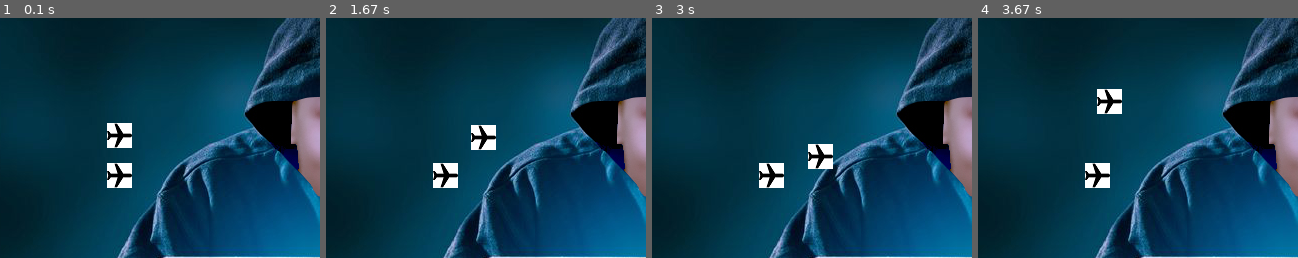
Above: before the commit, frames 1-4 (left to right).
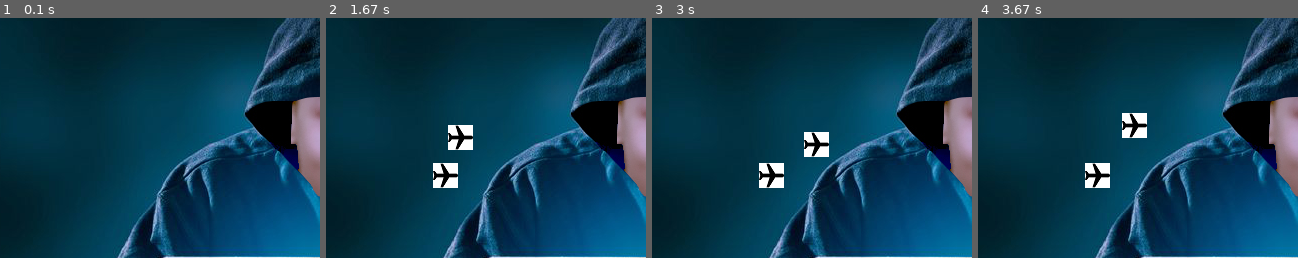
Above: after the commit, the same moments.

Repository: Mi-LeV/AWACS
Game: pygame game, started from Radar_pygame.py
Same seed, same stepped clock (60 frames per second), same inputs: the game is played once before the commit and once after it.
Inputs (mouse positions are % of the whole screen's width and height, from its top left):
- Up to frame 1 (0.1 s): no input
- Up to frame 2 (1.67 s): click (82, 47) at 0.43 s; click (50, 56) at 0.8 s; click (19, 35) at 1.2 s; click (87, 85) at 1.6 s
- Up to frame 3 (3 s): move the mouse to (52, 16) at 1.87 s; click (52, 16) at 2 s; move the mouse to (45, 76) at 2.27 s; click (45, 76) at 2.4 s; click (47, 33) at 2.8 s
- Up to frame 4 (3.67 s): click (36, 29) at 3.2 s; click (76, 41) at 3.6 s
The pictures show only the part of the screen within x 22-72%, y 26-76%; the shares and areas given below are measured in that part.

The runs differ from the first frame. In frame 1, 1.6% of the frame differs, in the area x 33-42%, y 43-71%; in frame 2, 1.5%; in frame 3, 1.1%; in frame 4, 1.6%.

Commit message:
ajout musique background

Diff:
--- a/Radar_pygame.py
+++ b/Radar_pygame.py
@@ -1,6 +1,6 @@
 import pygame
+from time import sleep
 from pygame.locals import *#les variables de pygame
-import math
 
 refreshList = []
 
@@ -16,7 +16,7 @@
         return nombre
 
 class Plane:
-    def __init__(self,x,y,color):
+    def __init__(self,x,y):
 
         print("Plane created")
         self.xVector=0
@@ -84,7 +84,7 @@
 
 class PlayerPlane(Plane):
     def __init__(self,x,y,color):
-        super().__init__(x,y,color)
+        super().__init__(x,y)
         #self.graphicPlane = Canevas.create_rectangle(x,y,x+10,y+10,outline=color,fill=color)
 
     def clic(self,event):
@@ -96,16 +96,12 @@
         self.shoot(event.pos[0],event.pos[1])
 
 class IaPlane(Plane):
-    def __init__(self,x,y,friend,color = False):
-        super().__init__(x,y,color)
-        if not color:
-            if friend:
-                colorAff = 'blue'
-            else:
-                colorAff = 'red'
-        else:
-            colorAff = color
-        #self.graphicPlane = Canevas.create_oval(x-5,y-5,x+5,y+5,outline=colorAff,fill=colorAff)
+    def __init__(self,x,y,friend):
+        super().__init__(x,y)
+        if friend:pass
+            #mettre le sprite ami
+        else:pass
+            #mettre le sprite ennemi
         self.friendly = friend
 
 
@@ -172,6 +168,8 @@
 fond = pygame.image.load("hackeur thibault.jpg").convert()
 fenetre.blit(fond, (0,0))
 affFenetre = True
+pygame.mixer.music.load("background_music.mp3")
+pygame.mixer.music.play()
 
 
 
@@ -194,10 +192,11 @@
 
     for avion in refreshList:
         avion.goTick(avion.xDest,avion.yDest)
+
+    sleep(0.1)#delai graphique
     #Re-collage
     fenetre.blit(fond,(0,0))
     for avion in refreshList:
         fenetre.blit(avion.sprite,(avion.x,avion.y))
-    #fenetre.blit(perso, (perso_x, perso_y))
     #Rafraichissement
     pygame.display.flip()
